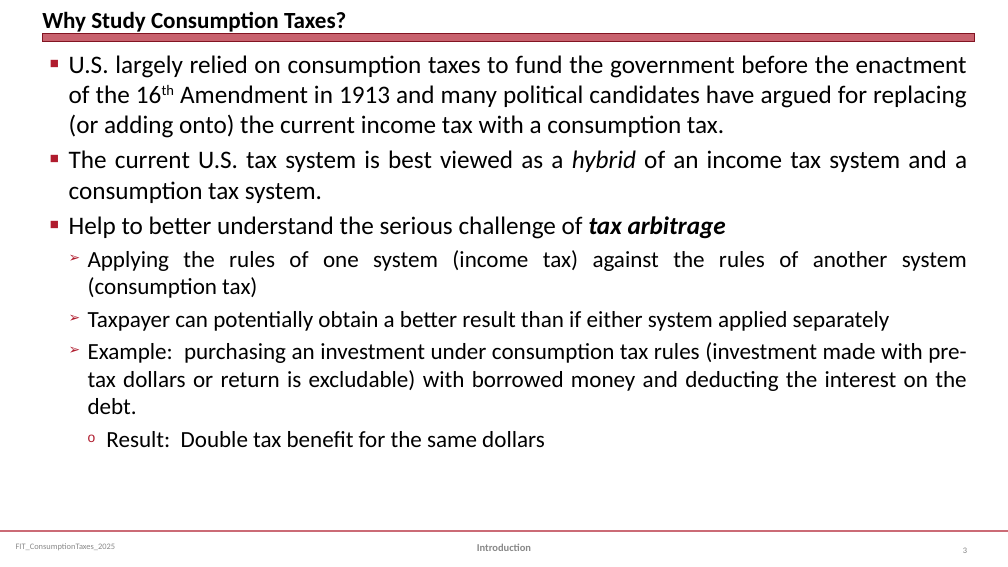
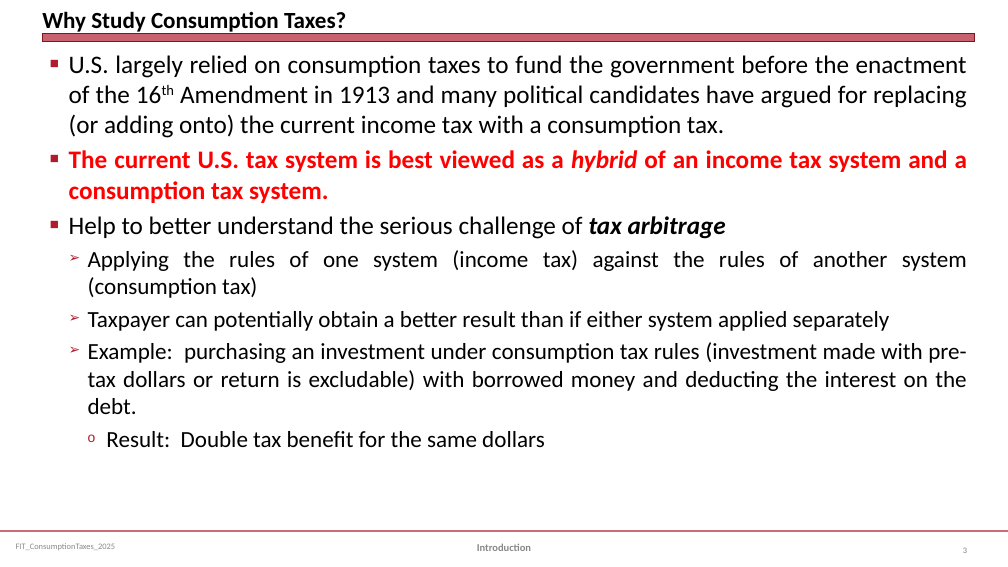
Before and after one commit to jmc877/Fed-Income-Tax, a slide deck: slide 3 of slides/FIT_ConsumptionTaxes_2025S.pptx. Drawn at 1008x567 pixels with LibreOffice and Linux fonts; fonts in the diff are those of the drawing. Boxes give left, top, right and bottom in pixels: in the first picture for what was removed or moved away, otherwise in the second. Text is boxed around its words. In the diff, an @@ line names an element or a change of style, - is before the commit and + after.

```diff
--- a/slides/FIT_ConsumptionTaxes_2025S.pptx
+++ b/slides/FIT_ConsumptionTaxes_2025S.pptx
@@ text at <box>69,150,967,203</box>: text colour #000000 to #FF0000, bold on in "The current U.S. tax system is best ..." @@
```
Also in this commit, not shown: 1 other slide changed, 15 slides added, 1 other file.
